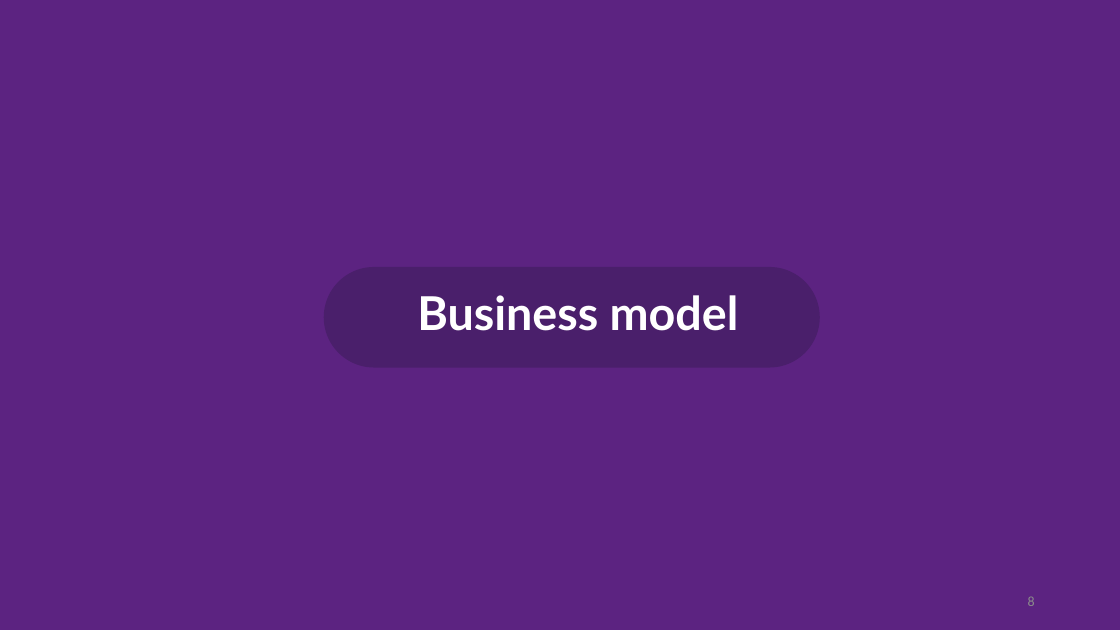
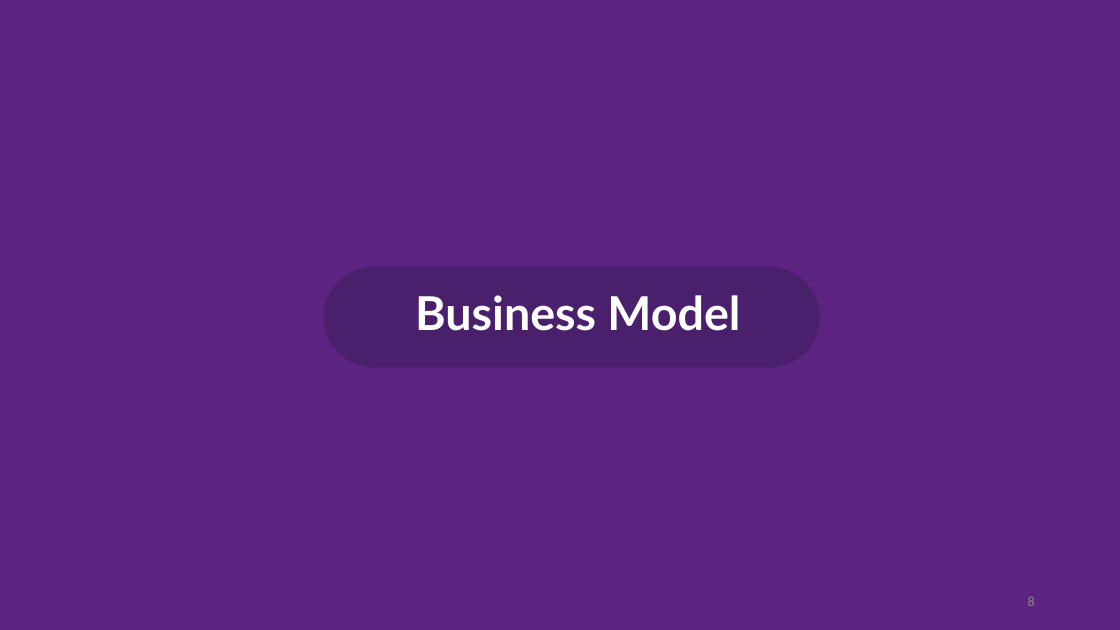
Before and after one commit to Mhd-Ghd/on-campus-delivery-robot, a slide deck: slide 8 of reports/report-2/Press#2.pptm. Drawn at 1120x630 pixels with LibreOffice and Linux fonts; fonts in the diff are those of the drawing. Boxes give left, top, right and bottom in pixels: in the first picture for what was removed or moved away, otherwise in the second. Text is boxed around its words. In the diff, an @@ line names an element or a change of style, - is before the commit and + after.

```diff
--- a/reports/report-2/Press#2.pptm
+++ b/reports/report-2/Press#2.pptm
@@ text at (415,295,740,331): text changed @@
-Business model
+Business Model
```
Also in this commit, not shown: 7 other slides changed.
